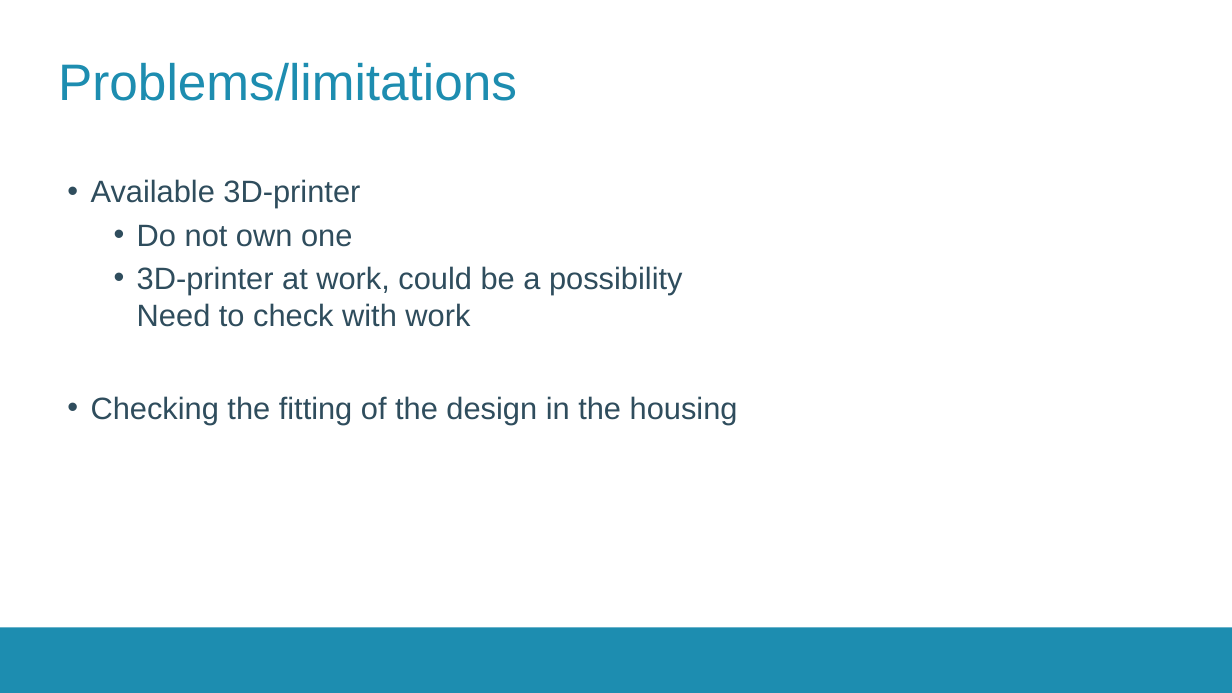
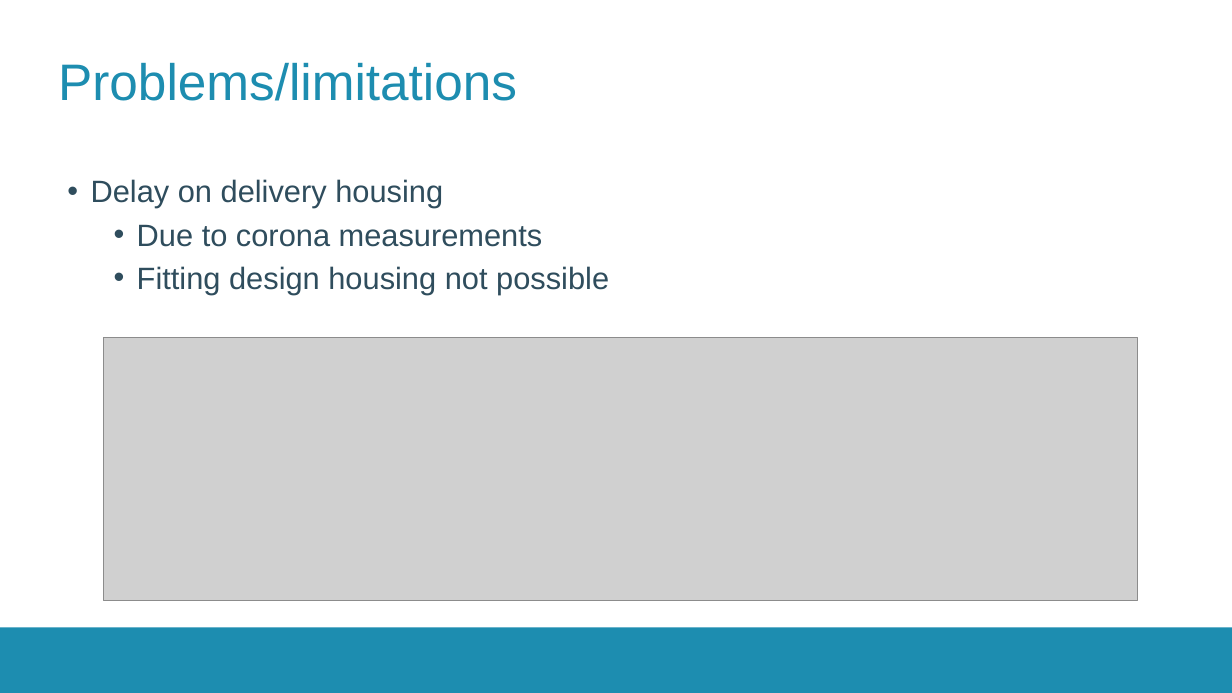
Before and after one commit to thomasf10/cosy_cafeteria, a slide deck: slide 11 of presentation/final_presentation.pptx. Drawn at 1232x693 pixels with LibreOffice and Linux fonts; fonts in the diff are those of the drawing; grey boxes stand for pictures; background and template pictures are left out. Boxes give left, top, right and bottom in pixels: in the first picture for what was removed or moved away, otherwise in the second. Text is boxed around its words. In the diff, an @@ line names an element or a change of style, - is before the commit and + after.

```diff
--- a/presentation/final_presentation.pptx
+++ b/presentation/final_presentation.pptx
@@ text at box(91, 179, 609, 295): text changed @@
-• Available 3D-printer
-  • Do not own one
-  • 3D-printer at work, could be a possibility
-    Need to check with work
-• Checking the fitting of the design in the housing
+• Delay on delivery housing
+  • Due to corona measurements
+  • Fitting design housing not possible
@@ picture added at box(104, 337, 1138, 601) @@
```
Also in this commit, not shown: 3 other slides changed.
